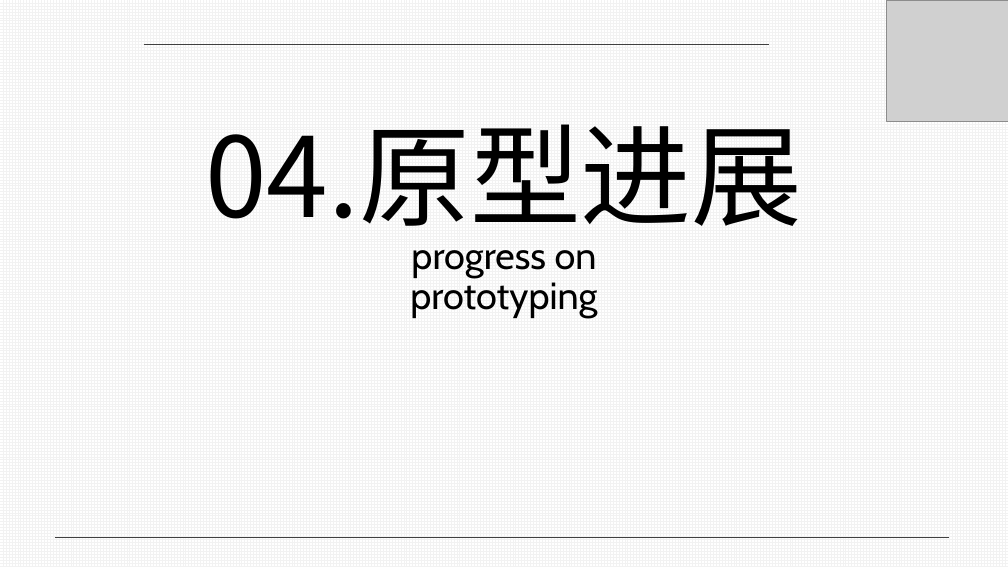
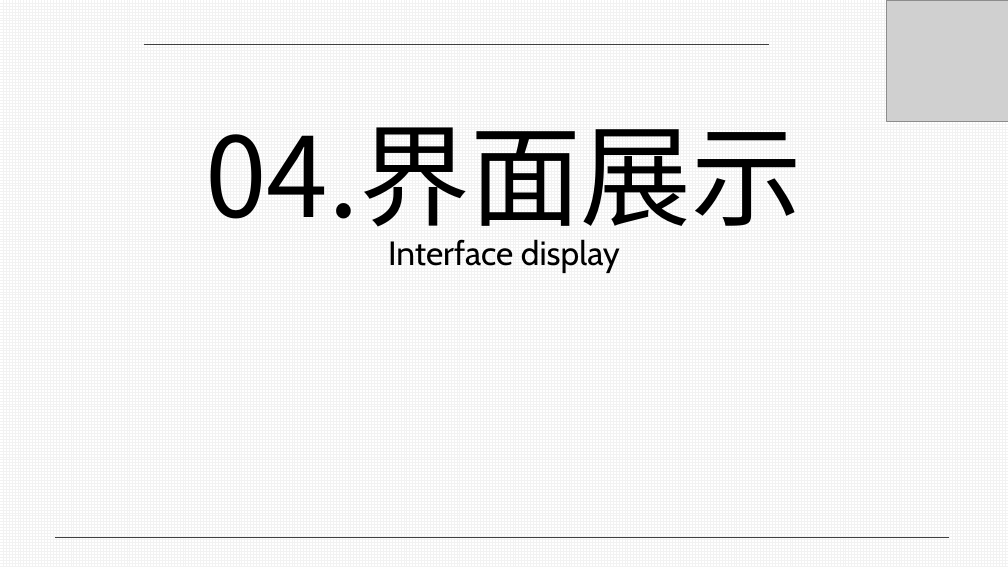
Before and after one commit to luxingzhi27/Tongji_SAD_2023_project, a slide deck: slide 24 of assignment3/期末展示.pptx. Drawn at 1008x567 pixels with LibreOffice and Linux fonts; fonts in the diff are those of the drawing; grey boxes stand for pictures. Boxes give left, top, right and bottom in pixels: in the first picture for what was removed or moved away, otherwise in the second. Text is boxed around its words. In the diff, an @@ line names an element or a change of style, - is before the commit and + after.

```diff
--- a/assignment3/期末展示.pptx
+++ b/assignment3/期末展示.pptx
@@ text at [205,127,802,245]: text changed @@
-04.原型进展
+04.界面展示
@@ text at [388,239,620,273]: text changed; size 36 to 32 pt @@
-progress on prototyping
+Interface display
```
Also in this commit, not shown: 2 other slides changed, 1 slide added.
